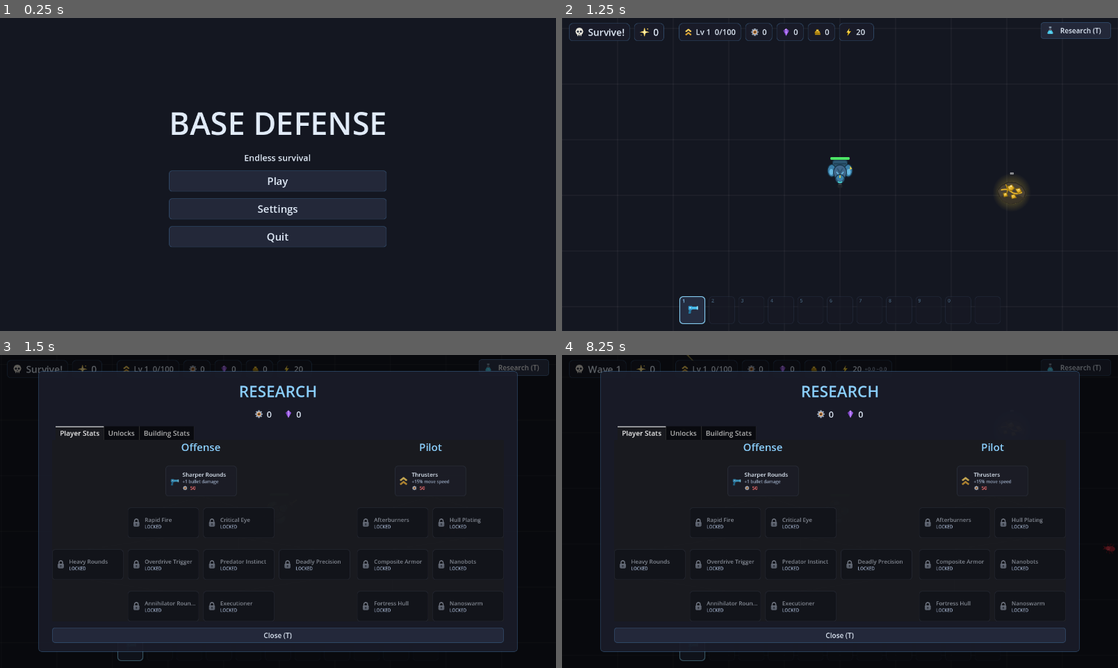
Above: before the commit, frames 1-4 (two rows, left to right).
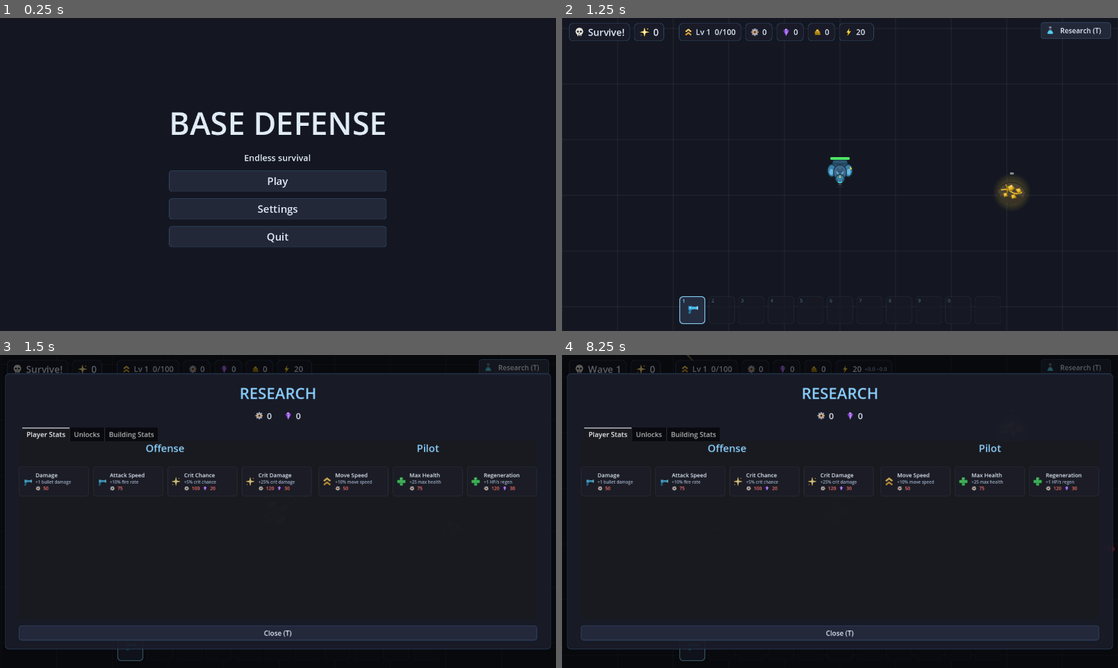
Above: after the commit, the same moments.

Repository: holgerson97/bug-defense
Game: Godot game, scene res://scenes/main_menu.tscn
Same seed, same stepped clock (60 frames per second), same inputs: the game is played once before the commit and once after it.
Inputs (mouse positions are in pixels of both pictures, inside the frame that each line leads up to):
- Up to frame 1 (0.25 s): no input
- Up to frame 2 (1.25 s): click "Play" at 0.5 s
- Up to frame 3 (1.5 s): click "Research (T)" at 1.25 s
- Up to frame 4 (8.25 s): tap Enter at 2 s; move the mouse to (962, 495) at 2.02 s; hold D (move_right) 2.03-2.75 s; right-click (962, 495) at 2.1 s; click (962, 495) at 2.17 s; tap R (restart) at 2.75, 3.5 s; drag from (728, 527) to (856, 502) at 2.77 s; move the mouse to (895, 442) at 3.52 s; hold D (move_right) 3.53-4.25 s; hold T (research) 3.53-4.25 s; click (895, 442) at 3.67 s; right-click (895, 442) at 3.8 s; drag from (812, 574) to (878, 355) at 4.27 s; move the mouse to (1006, 558) at 5.02 s; hold A (move_left) 5.03-5.75 s; tap X (toggle_grid) at 5.1 s; click (1006, 558) at 5.17 s; right-click (1006, 558) at 5.3 s; drag from (673, 464) to (756, 433) at 5.77 s; move the mouse to (867, 511) at 6.52 s; hold S (move_down) 6.53-7.25 s; right-click (867, 511) at 6.6 s; click (867, 511) at 6.67 s; drag from (756, 433) to (728, 527) at 7.27 s; move the mouse to (962, 495) at 8.02 s; hold W (move_up) from 8.03 s (still down); hold T (research) from 8.03 s (still down); click (962, 495) at 8.17 s

Frames 1-2 are identical in both runs. In frame 3, 12% of the frame differs, in the area x 0-100%, y 5-95%; in frame 4, 12%.

Commit message:
Fix hotbar click-through, flat repeatable stat categories, right-click sell (50% refund), tighter auto-attack range
Co-Authored-By: Claude Fable 5 <noreply@anthropic.com>

Diff:
--- a/project.godot
+++ b/project.godot
@@ -130,6 +130,11 @@
 "events": [Object(InputEventKey,"resource_local_to_scene":false,"resource_name":"","device":-1,"window_id":0,"alt_press …(191 unchanged characters)…
 ]
 }
+sell={
+"deadzone": 0.5,
+"events": [Object(InputEventMouseButton,"resource_local_to_scene":false,"resource_name":"","device":-1,"window_id":0,"alt_pressed":false,"shift_pressed":false,"ctrl_pressed":false,"meta_pressed":false,"button_mask":0,"position":Vector2(0, 0),"global_position":Vector2(0, 0),"factor":1.0,"button_index":2,"canceled":false,"pressed":false,"double_click":false,"script":null)
+]
+}
 
 [layer_names]
 
--- a/scripts/build_controller.gd
+++ b/scripts/build_controller.gd
@@ -76,6 +76,8 @@
 func tick(selected: String) -> void:
 	if Input.is_action_just_pressed("toggle_grid"):
 		_snap_enabled = not _snap_enabled
+	if Input.is_action_just_pressed("sell"):
+		_try_sell_building()
 	if selected == "miner" and Input.is_action_just_pressed("shoot"):
 		_try_place_miner()
 	elif BUILDING_SCENES.has(selected) and Input.is_action_pressed("shoot"):
@@ -115,6 +117,27 @@
 	_place_params.transform = Transform2D(0.0, pos)
 	var hits: Array = get_world_2d().direct_space_state.intersect_shape(_place_params, 1)
 	return hits.is_empty()
+
+## Right-click a building to sell it for half its cost. The building id is
+## derived from its scene file name (e.g. mg_tower.tscn -> "mg_tower").
+func _try_sell_building() -> void:
+	var params := PhysicsPointQueryParameters2D.new()
+	params.position = get_global_mouse_position()
+	params.collision_mask = 32
+	var hits: Array = get_world_2d().direct_space_state.intersect_point(params, 1)
+	if hits.is_empty():
+		return
+	var building = hits[0]["collider"]
+	var id: String = building.scene_file_path.get_file().get_basename()
+	if not GameState.BUILDINGS.has(id):
+		return
+	var cost: Dictionary = GameState.BUILDINGS[id]["cost"]
+	for kind in cost:
+		@warning_ignore("integer_division")
+		GameState.add_resource(kind, cost[kind] / 2)
+	Effects.debris_burst(self, building.global_position)
+	Sfx.play("place", building.global_position, -4.0)
+	building.queue_free()
 
 func _try_place_building_at(id: String, pos: Vector2) -> bool:
 	if not _placement_valid(id, pos):
--- a/scripts/game_state.gd
+++ b/scripts/game_state.gd
@@ -10,22 +10,15 @@
 const HOTBAR_SIZE := 11
 
 const UPGRADES := {
-	"damage_1": {"icon": "res://assets/icons/blaster.svg", "name": "Sharper Rounds", "branch": "Offense", "desc": "+1 bullet damage", "cost": {"scrap": 50}, "requires": [], "effects": {"damage_bonus": 1.0}},
-	"fire_rate_1": {"icon": "res://assets/icons/blaster.svg", "name": "Rapid Fire", "branch": "Offense", "desc": "20% faster firing", "cost": {"scrap": 100}, "requires": ["damage_1"], "effects": {"fire_rate_cut": 0.2}},
-	"damage_2": {"icon": "res://assets/icons/blaster.svg", "name": "Heavy Rounds", "branch": "Offense", "desc": "+2 bullet damage", "cost": {"scrap": 150, "crystal": 50}, "requires": ["fire_rate_1"], "effects": {"damage_bonus": 2.0}},
-	"damage_3": {"icon": "res://assets/icons/blaster.svg", "name": "Annihilator Rounds", "branch": "Offense", "desc": "+3 bullet damage", "cost": {"scrap": 300, "crystal": 100}, "requires": ["damage_2"], "effects": {"damage_bonus": 3.0}},
-	"fire_rate_2": {"icon": "res://assets/icons/blaster.svg", "name": "Overdrive Trigger", "branch": "Offense", "desc": "20% faster firing", "cost": {"scrap": 200, "crystal": 60}, "requires": ["fire_rate_1"], "effects": {"fire_rate_cut": 0.2}},
-	"crit_chance_1": {"icon": "res://assets/icons/crit.svg", "name": "Critical Eye", "branch": "Offense", "desc": "+10% crit chance", "cost": {"scrap": 150, "crystal": 40}, "requires": ["damage_1"], "effects": {"crit_chance": 0.1}},
-	"crit_chance_2": {"icon": "res://assets/icons/crit.svg", "name": "Predator Instinct", "branch": "Offense", "desc": "+15% crit chance", "cost": {"scrap": 250, "crystal": 80}, "requires": ["crit_chance_1"], "effects": {"crit_chance": 0.15}},
-	"crit_damage_1": {"icon": "res://assets/icons/crit.svg", "name": "Deadly Precision", "branch": "Offense", "desc": "+50% crit damage", "cost": {"scrap": 200, "crystal": 60}, "requires": ["crit_chance_1"], "effects": {"crit_mult": 0.5}},
-	"crit_damage_2": {"icon": "res://assets/icons/crit.svg", "name": "Executioner", "branch": "Offense", "desc": "+100% crit damage", "cost": {"scrap": 350, "crystal": 120}, "requires": ["crit_damage_1"], "effects": {"crit_mult": 1.0}},
-	"speed_1": {"icon": "res://assets/icons/xp.svg", "name": "Thrusters", "branch": "Pilot", "desc": "+15% move speed", "cost": {"scrap": 50}, "requires": [], "effects": {"speed_mult": 0.15}},
-	"speed_2": {"icon": "res://assets/icons/xp.svg", "name": "Afterburners", "branch": "Pilot", "desc": "+15% move speed", "cost": {"scrap": 150, "crystal": 40}, "requires": ["speed_1"], "effects": {"speed_mult": 0.15}},
-	"hp_1": {"icon": "res://assets/icons/health.svg", "name": "Hull Plating", "branch": "Pilot", "desc": "+25 max health", "cost": {"scrap": 100}, "requires": ["speed_1"], "effects": {"player_hp_bonus": 25.0}},
-	"hp_2": {"icon": "res://assets/icons/health.svg", "name": "Composite Armor", "branch": "Pilot", "desc": "+50 max health", "cost": {"scrap": 200, "crystal": 60}, "requires": ["hp_1"], "effects": {"player_hp_bonus": 50.0}},
-	"hp_3": {"icon": "res://assets/icons/health.svg", "name": "Fortress Hull", "branch": "Pilot", "desc": "+75 max health", "cost": {"scrap": 400, "crystal": 150}, "requires": ["hp_2"], "effects": {"player_hp_bonus": 75.0}},
-	"regen_1": {"icon": "res://assets/icons/health.svg", "name": "Nanobots", "branch": "Pilot", "desc": "Regenerate 2 HP/s", "cost": {"scrap": 150, "crystal": 50}, "requires": ["hp_1"], "effects": {"player_regen": 2.0}},
-	"regen_2": {"icon": "res://assets/icons/health.svg", "name": "Nanoswarm", "branch": "Pilot", "desc": "+3 HP/s regen", "cost": {"scrap": 300, "crystal": 100}, "requires": ["regen_1"], "effects": {"player_regen": 3.0}},
+	# Player stats: one flat repeatable button per category — each purchase
+	# raises the level (effect stacks) and the price (x1.6 per level).
+	"damage": {"icon": "res://assets/icons/blaster.svg", "name": "Damage", "branch": "Offense", "desc": "+1 bullet damage", "cost": {"scrap": 50}, "requires": [], "effects": {"damage_bonus": 1.0}},
+	"attack_speed": {"icon": "res://assets/icons/blaster.svg", "name": "Attack Speed", "branch": "Offense", "desc": "+10% fire rate", "cost": {"scrap": 75}, "requires": [], "effects": {"fire_rate_cut": 0.1}},
+	"crit_chance": {"icon": "res://assets/icons/crit.svg", "name": "Crit Chance", "branch": "Offense", "desc": "+5% crit chance", "cost": {"scrap": 100, "crystal": 20}, "requires": [], "effects": {"crit_chance": 0.05}},
+	"crit_damage": {"icon": "res://assets/icons/crit.svg", "name": "Crit Damage", "branch": "Offense", "desc": "+25% crit damage", "cost": {"scrap": 120, "crystal": 30}, "requires": [], "effects": {"crit_mult": 0.25}},
+	"speed": {"icon": "res://assets/icons/xp.svg", "name": "Move Speed", "branch": "Pilot", "desc": "+10% move speed", "cost": {"scrap": 50}, "requires": [], "effects": {"speed_mult": 0.1}},
+	"health": {"icon": "res://assets/icons/health.svg", "name": "Max Health", "branch": "Pilot", "desc": "+25 max health", "cost": {"scrap": 75}, "requires": [], "effects": {"player_hp_bonus": 25.0}},
+	"regen": {"icon": "res://assets/icons/health.svg", "name": "Regeneration", "branch": "Pilot", "desc": "+1 HP/s regen", "cost": {"scrap": 120, "crystal": 30}, "requires": [], "effects": {"player_regen": 1.0}},
 	"miner_1": {"icon": "res://assets/icons/miner.svg", "name": "Miner", "branch": "Industry", "desc": "Unlocks the Miner building", "cost": {"scrap": 150}, "requires": [], "effects": {}},
 	"walls_1": {"icon": "res://assets/icons/wall.svg", "name": "Walls", "branch": "Industry", "desc": "Unlocks buildable Walls", "cost": {"scrap": 75}, "requires": [], "effects": {}},
 	"mg_tower_1": {"icon": "res://assets/icons/mg_tower.svg", "name": "Machine Gun Tower", "branch": "Industry", "desc": "Unlocks the MG Tower", "cost": {"scrap": 150, "crystal": 30}, "requires": ["walls_1"], "effects": {}},
--- a/scripts/hotbar.gd
+++ b/scripts/hotbar.gd
@@ -18,6 +18,8 @@
 	panel.add_theme_stylebox_override("panel", UITheme.slot_normal())
 	panel.gui_input.connect(_on_slot_gui_input.bind(index))
 	var inner := Control.new()
+	# Children must not swallow clicks — the panel handles slot selection.
+	inner.mouse_filter = Control.MOUSE_FILTER_IGNORE
 	panel.add_child(inner)
 	# Item icon, centered (nudged up to leave room for the cost line).
 	var center := CenterContainer.new()
@@ -26,6 +28,7 @@
 	center.mouse_filter = Control.MOUSE_FILTER_IGNORE
 	inner.add_child(center)
 	var icon := TextureRect.new()
+	icon.mouse_filter = Control.MOUSE_FILTER_IGNORE
 	icon.custom_minimum_size = Vector2(30, 30)
 	icon.expand_mode = TextureRect.EXPAND_IGNORE_SIZE
 	icon.stretch_mode = TextureRect.STRETCH_KEEP_ASPECT_CENTERED
--- a/scripts/player.gd
+++ b/scripts/player.gd
@@ -10,7 +10,7 @@
 const RECOIL_KICK := 5.0
 const RECOIL_MAX := 14.0
 const RECOIL_RECOVER := 14.0
-const AUTO_ATTACK_RANGE := 700.0
+const AUTO_ATTACK_RANGE := 250.0
 
 var bullet_scene: PackedScene = preload("res://scenes/bullet.tscn")
 var health: int
